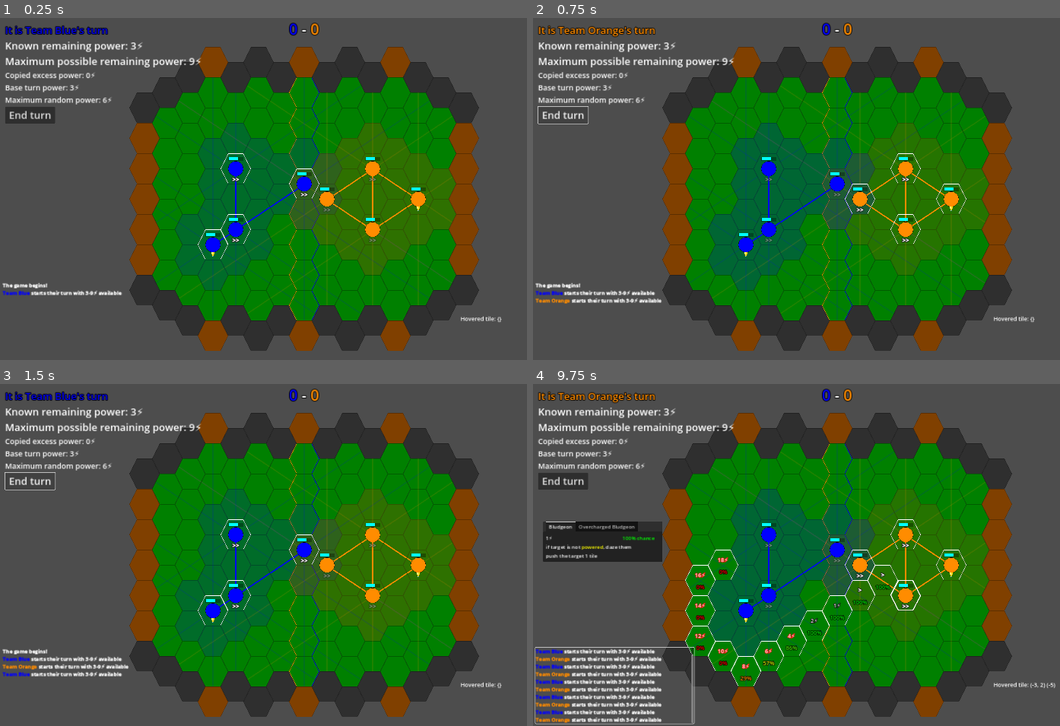
Above: before the commit, frames 1-4 (two rows, left to right).
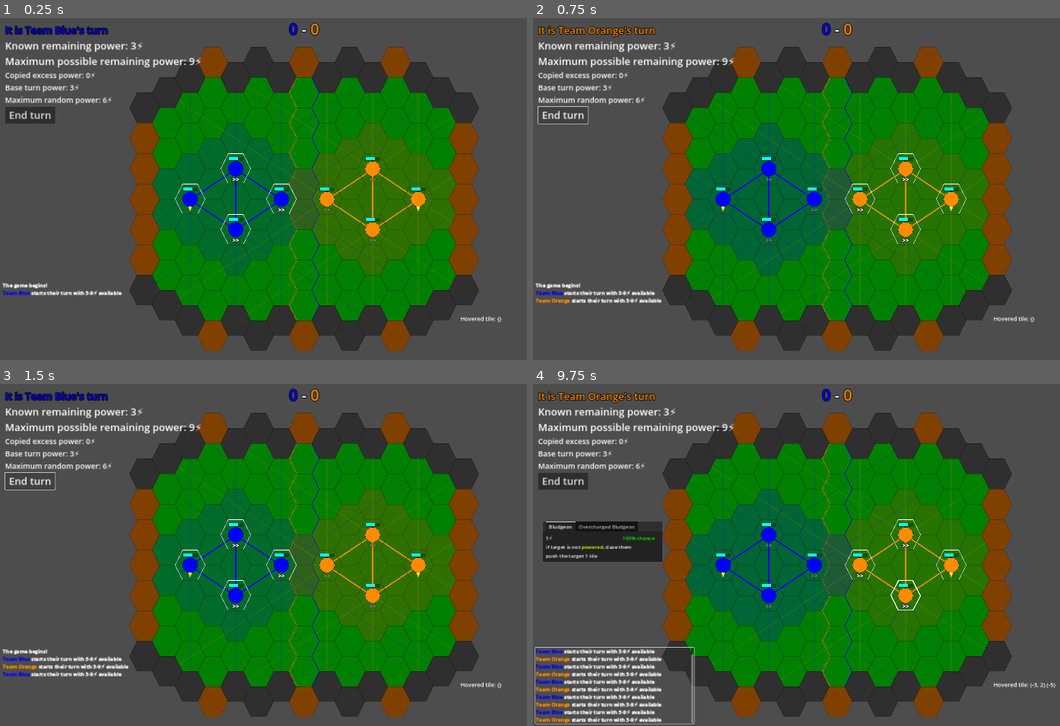
Above: after the commit, the same moments.

Repository: devencire/godot-conduit
Game: Godot game, scene res://scenes/world.tscn
Two runs of this game, one before a commit and one after it. Both use one fixed random seed, a clock stepped at 60 frames per second and the inputs below.
Inputs (mouse positions are in pixels of both pictures, inside the frame that each line leads up to):
- Up to frame 1 (0.25 s): no input
- Up to frame 2 (0.75 s): click "End turn" at 0.5 s
- Up to frame 3 (1.5 s): click "End turn" at 1.25 s
- Up to frame 4 (9.75 s): click "End turn" at 2 s; tap Enter at 2.75, 4.25, 5.75 s; move the mouse to (743, 619) at 2.77 s; click (743, 619) at 2.92 s; tap Space at 3.5, 5, 6.5 s; move the mouse to (770, 544) at 3.52 s; click (770, 544) at 3.67 s; move the mouse to (770, 606) at 4.27 s; click (770, 606) at 4.42 s; move the mouse to (838, 561) at 5.02 s; click (838, 561) at 5.17 s; move the mouse to (859, 575) at 5.77 s; click (859, 575) at 5.92 s; move the mouse to (907, 544) at 6.52 s; click (907, 544) at 6.67 s; move the mouse to (907, 606) at 7.27 s; click (907, 606) at 7.42 s; move the mouse to (949, 575) at 8.02 s; click (949, 575) at 8.17 s; move the mouse to (617, 684) at 8.77 s; click (617, 684) at 8.92 s; move the mouse to (717, 572) at 9.52 s; click (717, 572) at 9.67 s

The runs differ from the first frame. In frame 1, 4.9% of the frame differs, in the area x 28-86%, y 17-89%; in frame 2, 4.7%; in frame 3, 4.9%; in frame 4, 5.4%.

Commit message:
fix power line and lingering used dash visuals

Diff:
--- a/scripts/Player.gd
+++ b/scripts/Player.gd
@@ -146,6 +146,7 @@
 		dashes_used = 0
 	else:
 		free_moves_remaining = 0
+		dashes_used = 0
 		if status == Status.DAZED:
 			status = Status.OK
 			event_log.log('%s recovered from being dazed' % BB.player_name(self))
--- a/scripts/PowerLines.gd
+++ b/scripts/PowerLines.gd
@@ -91,6 +91,7 @@
 		var atlas_coords: Vector2i = ATLAS_COORDS_FOR_DIRECTION[direction]
 		var opposite_atlas_coords: Vector2i = ATLAS_COORDS_FOR_DIRECTION[opposite_direction]
 		var aligned_cells: Array[Vector2i] = aligned_cells_by_direction[direction]
+		inactive_layer.set_cell(player.tile_position, 0, atlas_coords)
 		for cell in aligned_cells:
 			inactive_layer.set_cell(cell, 0, atlas_coords)
 			opposite_inactive_layer.set_cell(cell, 0, opposite_atlas_coords)
--- a/scripts/RoundRoot.gd
+++ b/scripts/RoundRoot.gd
@@ -18,10 +18,10 @@
 
 # Called when the node enters the scene tree for the first time.
 func _ready():
-	players.add_player(Constants.Team.ONE, Vector2i(-1, 3), true)
+	players.add_player(Constants.Team.ONE, Vector2i(-3, 2), true)
 	players.add_player(Constants.Team.ONE, Vector2i(-3, 0))
 	players.add_player(Constants.Team.ONE, Vector2i(-1, 2))
-	players.add_player(Constants.Team.ONE, Vector2i(-1, -1))
+	players.add_player(Constants.Team.ONE, Vector2i(-1, 0))
 
 	players.add_player(Constants.Team.TWO, Vector2i(0, -1))
 	players.add_player(Constants.Team.TWO, Vector2i(0, -3))
